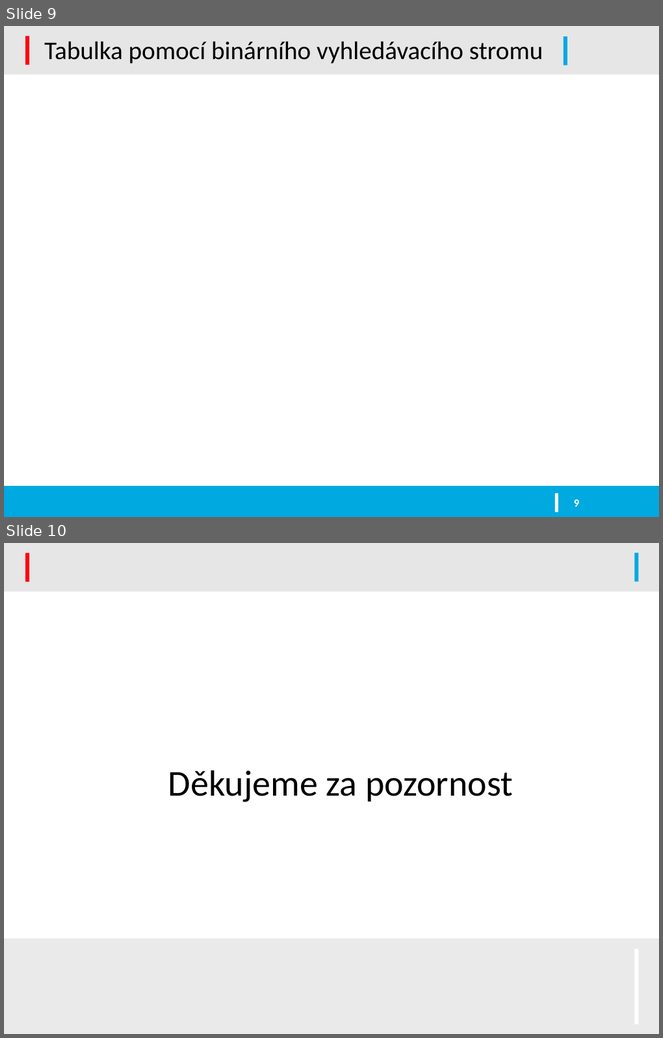
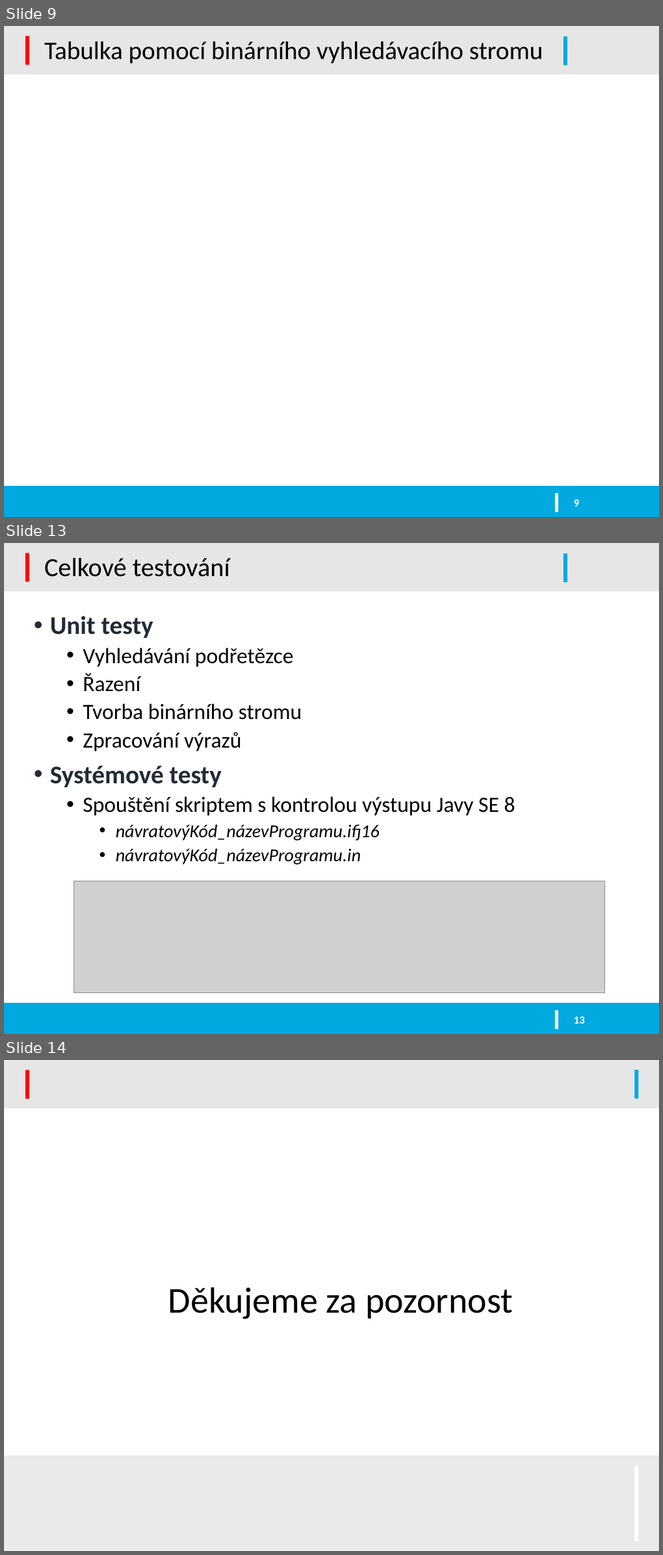
Before and after one commit to kysel/IFJ16, a slide deck: docs/prezentace.pptx. Shown one above the other, each under a label of ours: slides 9 and 10 before the commit, slides 9, 13 and 14 after it; the slides between them are not shown. The pictures are 663x1038 and 663x1555 pixels, drawn with LibreOffice and Linux fonts; fonts in the diff are those of the drawing; grey boxes stand for pictures; background and template pictures are left out. Boxes give left, top, right and bottom in pixels: in the first picture for what was removed or moved away, otherwise in the second. Text is boxed around its words. In the diff, an @@ line names an element or a change of style, - is before the commit and + after.

```diff
--- a/docs/prezentace.pptx
+++ b/docs/prezentace.pptx
@@ slide 13 added at <box>4,543,659,1034</box>, background #FFFFFF; not listed: 5 template elements that a slide beside it also shows @@
@@ title added at <box>44,558,230,577</box>, 28.8 pt, text #000000 @@
+Celkové testování
@@ text added at <box>50,616,516,865</box>, 24 pt, text #000000 @@
+• Unit testy
+  • Vyhledávání podřetězce
+  • Řazení
+  • Tvorba binárního stromu
+  • Zpracování výrazů
+• Systémové testy
+  • Spouštění skriptem s kontrolou výstupu Javy SE 8
+    • návratovýKód_názevProgramu.ifj16
+    • návratovýKód_názevProgramu.in
@@ picture added at <box>74,882,605,993</box> @@
@@ page number added at <box>574,1017,585,1024</box>, 12 pt, text #FFFFFF, bold @@
+13
@@ what was slide 10 is now slide 14 @@
```
Also in this commit, not shown: 8 other slides added, 5 slides removed.
